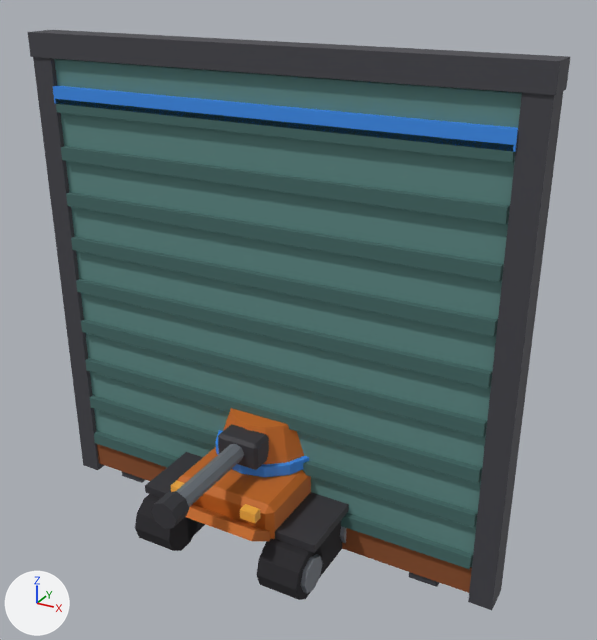
One commit to the glTF model dvor_characters/dist/PROPS.raw.glb: the scene before it, then after it.
Before and after are seen from a camera (50 mm lens) standing at (1.17, -1.92, 1.71) and looking at (0.1, 0.03, 0.74). Every picture has the same lights, and +X, +Y and +Z are marked at lower left. The first picture is the older version. Where no turn or scale is listed for an object, it has been applied to the vertices.

Script lines for the objects in view, before the commit:
```python
ob_prop_doormesh = bpy.data.objects.new('PROP_DoorMesh', me_prop_doormesh)
ob_prop_doormesh.location = (0.0, 0.0, 0.0)
ob_prop_turretbase = bpy.data.objects.new('PROP_TurretBase', me_prop_turretbase)
ob_prop_turretbase.location = (0.0, 0.0, 0.0)
ob_prop_turrethead_001 = bpy.data.objects.new('PROP_TurretHead.001', me_prop_turrethead)
ob_prop_turrethead_001.location = (0.0, 0.0, 0.28)
```
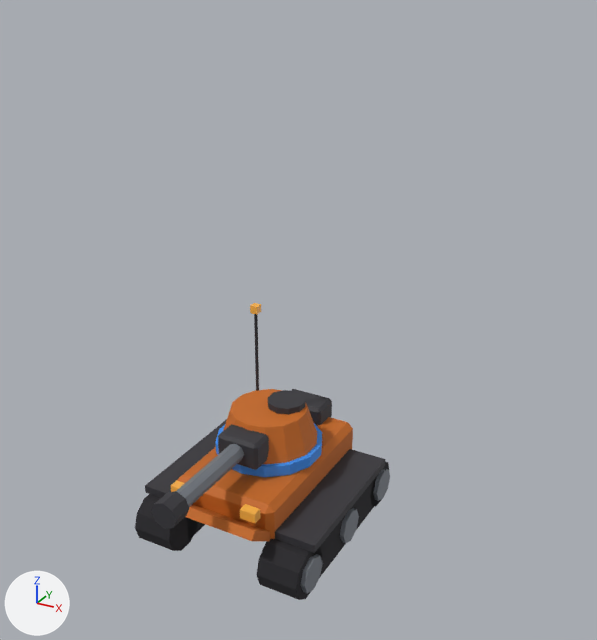
Where the change shows, as pixel boxes (x1, y1, x2, y2) in the pictures (597 x 640 px):
```json
{"object": "PROP_DoorMesh", "change": "deleted", "before": [28, 30, 570, 610], "faces in mat_doorpaint (cyan #5f8b87)": [54, 59, 522, 567], "faces in mat_doorrib (dark cyan #436966)": [55, 99, 515, 569], "faces in mat_frame (dark grey #49494f)": [28, 30, 570, 610], "faces in mat_team (blue #3a8ff0)": [53, 86, 518, 152], "faces in mat_rust (brown #8b4e28)": [97, 444, 472, 593]}
```

Edits to the scene script, one JSON object a line:
```json
{"op": "remove", "block": "ob_prop_doormesh", "code": ["ob_prop_doormesh = bpy.data.objects.new('PROP_DoorMesh', me_prop_doormesh)", "ob_prop_doormesh.location = (0.0, 0.0, 0.0)"]}
```
